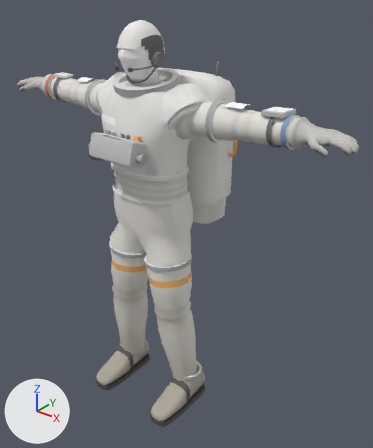
An edit to the glTF model models/astronaut/astronaut_male.glb, drawn before and after from the same camera.
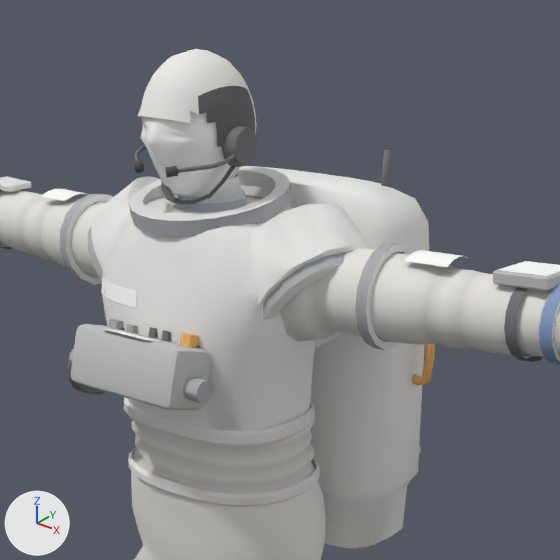
There are two pictures of each version: one whole from a 50 mm camera at (0.988, -1.556, 2.008) aimed at (-0.402, 0.181, 0.931), one close up on the part from 16% to 77% of the width and 0% to 51% of the height. Every picture has the same lights, and +X, +Y and +Z are marked at lower left. The first two pictures are the older version. Where no turn or scale is listed for an object, it has been applied to the vertices. Vertices at exactly the same position are counted once.

Objects in the first close-up: 'HumanMale'.
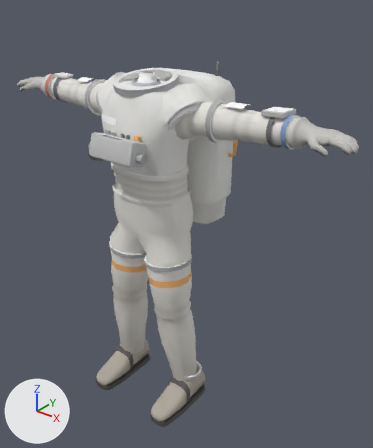
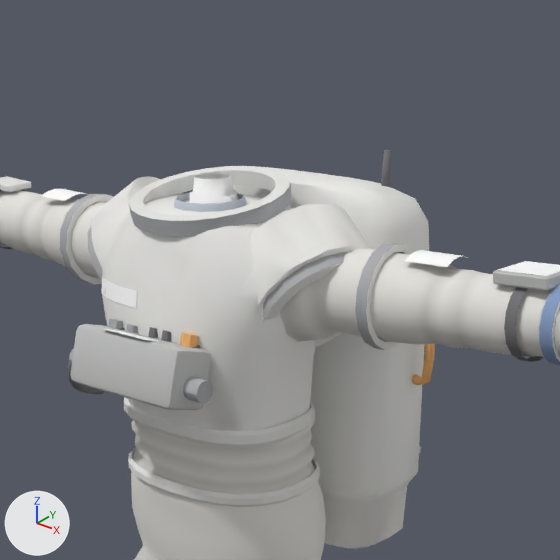
Changed parts and their boxes (x1, y1, x2, y2) in the close-ups (560 x 560 px):
'HumanMale', reshaped: before (0, 49, 560, 560); after (0, 150, 560, 560)
part 1 of me_evasuit, deleted: before (134, 49, 259, 204)
part 2 of me_evasuit, cut back: before (141, 111, 245, 204); after (190, 172, 237, 204)

Edits to the bpy script that builds the scene:
```text
Change me_evasuit:
    used by ob_humanmale; location = (-0.5, -0.019, 1.615)
    remove me_evasuit.from_pydata(...)  # 7969 vertices, 15362 faces; spans x -0.91..0.91, y -0.18..0.41, z -1.61..0.23
    add me_evasuit.from_pydata(...)  # 7086 vertices, 13686 faces; spans x -0.91..0.91, y -0.18..0.41, z -1.61..0.06
    me_evasuit part 1: 8 loose pieces with 465 vertices, spanning x -0.1..0.1, y -0.08..0.14, z -0.01..0.23, are deleted
    me_evasuit part 2: 1 vertex moved within x 0.0, y 0.03, z -0.01; 463 vertices removed from x -0.08..0.08, y -0.08..0.14, z -0.03..0.22; 45 vertices added at x -0.04..0.04, y 0.02..0.11, z -0.03..0.03
```
